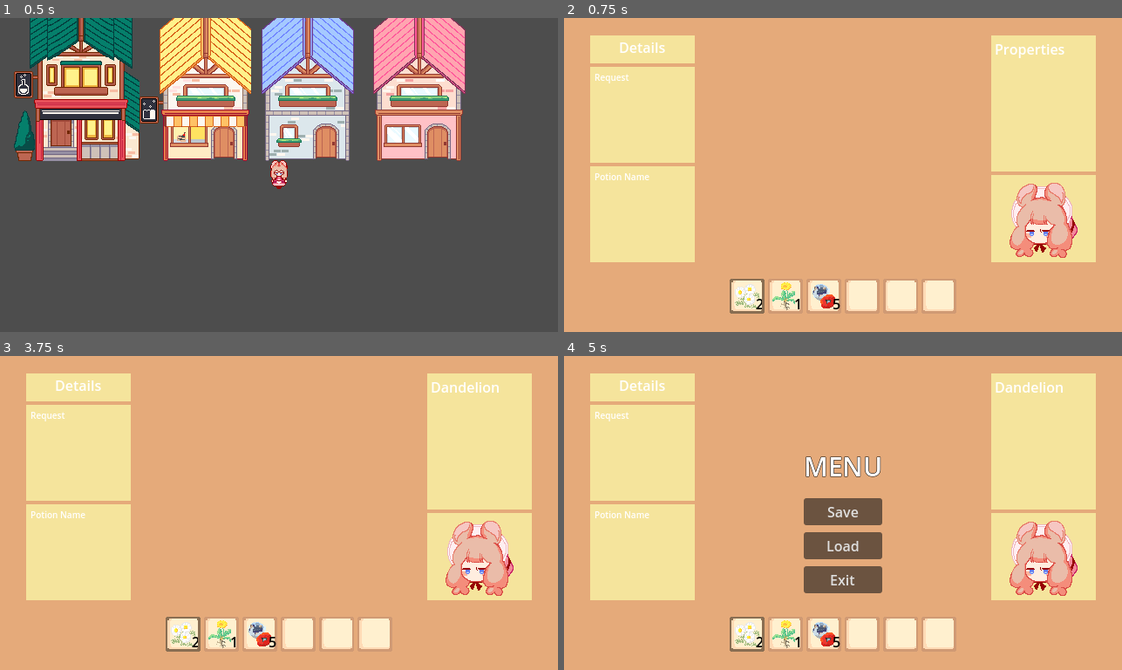
Above: before the commit, frames 1-4 (two rows, left to right).
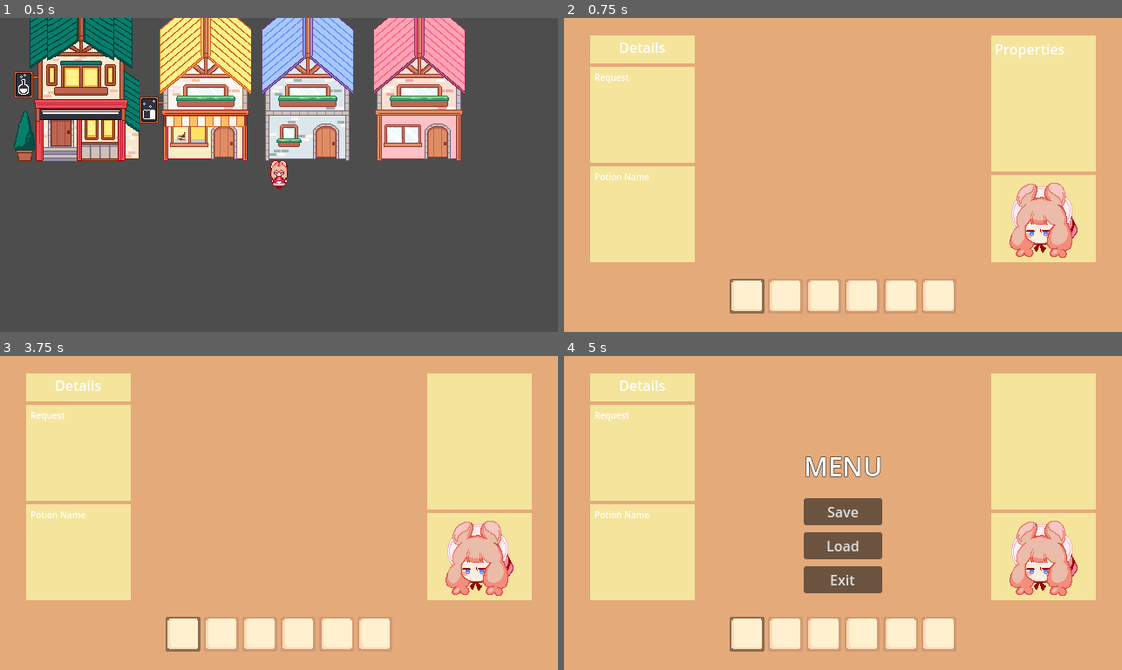
Above: after the commit, the same moments.

Repository: clara0/ApothecaryGame
Game: Godot game, scene res://scenes/main.tscn
Two runs of this game, one before a commit and one after it. Both use one fixed random seed, a clock stepped at 60 frames per second and the inputs below.
Inputs:
- Up to frame 1 (0.5 s): no input
- Up to frame 2 (0.75 s): tap Enter (enter) at 0.5 s; hold D (right) from 0.53 s (still down); tap C (craft_temp) at 0.6 s
- Up to frame 3 (3.75 s): tap Space at 1.25 s; release D (right) at 1.28 s; hold Escape (back) 1.28-2.03 s; tap Enter (enter) at 1.35, 2, 2.85 s; hold D (right) 2.03-2.78 s; tap C (craft_temp) at 2.1, 3.6 s; hold W (up) 2.78-3.53 s; hold A (left) from 3.53 s (still down)
- Up to frame 4 (5 s): keep holding A (left); tap I (inventory) at 4.15 s; tap Space at 4.25 s; tap Enter (enter) at 4.35 s; tap X (menu) at 4.9 s

Frame 1 is identical in both runs. In frame 2, 0.6% of the frame differs, in the area x 30-50%, y 84-94%; in frame 3, 0.8%, in the area x 30-90%, y 8-94%; in frame 4, 0.8%.

Commit message:
refactor inv items to have subclasses for materials and potions

Diff:
--- a/inventory/inv_item.gd
+++ b/inventory/inv_item.gd
@@ -5,17 +5,3 @@
 @export var name: String = ""
 @export var texture: Texture2D
 @export var desc: String = ""
-@export var effects: Dictionary = {
-	"heat": 0,
-	"cool": 0,
-	"pain relief": 0,
-	"calm": 0,
-	"digestion": 0,
-}
-@export var flavors: Dictionary = {
-	"bitter": 0,
-	"salty": 0,
-	"sour": 0,
-	"spicy": 0,
-	"sweet": 0,
-}
--- /dev/null
+++ b/inventory/inv_item_mat.gd
@@ -0,0 +1,18 @@
+extends InvItem
+
+class_name InvItemMat
+
+@export var effects: Dictionary = {
+	"heat": 0,
+	"cool": 0,
+	"pain relief": 0,
+	"calm": 0,
+	"digestion": 0,
+}
+@export var flavors: Dictionary = {
+	"bitter": 0,
+	"salty": 0,
+	"sour": 0,
+	"spicy": 0,
+	"sweet": 0,
+}
--- /dev/null
+++ b/inventory/inv_item_pot.gd
@@ -0,0 +1,39 @@
+extends InvItem
+
+class_name InvItemPot
+
+enum Type {
+    POTION,
+    SALVE,
+}
+
+@export var type: Type
+@export var cost: int
+@export var effects: Dictionary = {
+	"heat": 0,
+	"cool": 0,
+	"pain relief": 0,
+	"calm": 0,
+	"digestion": 0,
+}
+@export var flavors: Dictionary = {
+	"bitter": 0,
+	"salty": 0,
+	"sour": 0,
+	"spicy": 0,
+	"sweet": 0,
+}
+
+
+func addIngredient(mat: InvItemMat) -> void:
+    for e in mat.effects:
+        effects[e] += mat.effects[e]
+    for f in mat.flavors:
+        effects[f] += mat.flavors[f]
+
+
+func removeIngredient(mat: InvItemMat) -> void:
+    for e in mat.effects:
+        effects[e] -= mat.effects[e]
+    for f in mat.flavors:
+        effects[f] -= mat.flavors[f]
--- /dev/null
+++ b/inventory/inventories.gd
@@ -0,0 +1,7 @@
+extends Resource
+
+class_name Invs
+
+signal update
+
+@export var inv_list: Array[Inv]
--- a/inventory/invs/mat_inv_player.tres
+++ b/inventory/invs/mat_inv_player.tres
@@ -1,26 +1,7 @@
-[gd_resource type="Resource" script_class="Inv" load_steps=9 format=3 uid="uid://ccnc7pxrcbm6c"]
+[gd_resource type="Resource" script_class="Inv" load_steps=3 format=3 uid="uid://ccnc7pxrcbm6c"]
 
 [ext_resource type="Script" uid="uid://yhvx6iwm32pk" path="res://inventory/inv_slot.gd" id="1_cx3ad"]
-[ext_resource type="Resource" uid="uid://deywg2jc0fhke" path="res://inventory/items/chamomile.tres" id="2_r2dgo"]
 [ext_resource type="Script" uid="uid://0y6niymjatqs" path="res://inventory/inventory.gd" id="2_vtbwh"]
-[ext_resource type="Resource" uid="uid://dddicmhcggj45" path="res://inventory/items/dandelion.tres" id="3_0obwj"]
-[ext_resource type="Resource" uid="uid://dua6onebj674r" path="res://inventory/items/poppy.tres" id="4_sallm"]
-
-[sub_resource type="Resource" id="Resource_vrrpd"]
-script = ExtResource("1_cx3ad")
-item = ExtResource("2_r2dgo")
-quant = 2
-
-[sub_resource type="Resource" id="Resource_k2exe"]
-script = ExtResource("1_cx3ad")
-item = ExtResource("3_0obwj")
-quant = 1
-
-[sub_resource type="Resource" id="Resource_sp0gh"]
-script = ExtResource("1_cx3ad")
-item = ExtResource("4_sallm")
-quant = 5
 
 [resource]
 script = ExtResource("2_vtbwh")
-inv_slots = Array[ExtResource("1_cx3ad")]([SubResource("Resource_vrrpd"), SubResource("Resource_k2exe"), SubResource("Resource_sp0gh")])
--- a/inventory/items/chamomile.tres
+++ b/inventory/items/chamomile.tres
@@ -1,10 +1,11 @@
-[gd_resource type="Resource" script_class="InvItem" load_steps=3 format=3 uid="uid://deywg2jc0fhke"]
+[gd_resource type="Resource" script_class="InvItemMat" load_steps=3 format=3 uid="uid://bymq70vr724cy"]
 
-[ext_resource type="Script" uid="uid://cdws0m8pl6qxh" path="res://inventory/inv_item.gd" id="1_a18yr"]
+[ext_resource type="Script" uid="uid://dihki8ord8ehi" path="res://inventory/inv_item_mat.gd" id="1_46xvt"]
 [ext_resource type="Texture2D" uid="uid://jyq71bace210" path="res://graphics/items/chamomile.png" id="2_vip1j"]
 
 [resource]
-script = ExtResource("1_a18yr")
+script = ExtResource("1_46xvt")
 name = "Chamomile"
 texture = ExtResource("2_vip1j")
-desc = "nice for tea"
+desc = "..."
+metadata/_custom_type_script = "uid://dihki8ord8ehi"
--- a/inventory/items/dandelion.tres
+++ b/inventory/items/dandelion.tres
@@ -1,10 +1,11 @@
-[gd_resource type="Resource" script_class="InvItem" load_steps=3 format=3 uid="uid://dddicmhcggj45"]
+[gd_resource type="Resource" script_class="InvItemMat" load_steps=3 format=3 uid="uid://oovgk3lu5svv"]
 
-[ext_resource type="Script" uid="uid://cdws0m8pl6qxh" path="res://inventory/inv_item.gd" id="1_fdab8"]
+[ext_resource type="Script" uid="uid://dihki8ord8ehi" path="res://inventory/inv_item_mat.gd" id="1_6dig3"]
 [ext_resource type="Texture2D" uid="uid://b5e5f3jxb137o" path="res://graphics/items/dandelion.png" id="2_kxdhu"]
 
 [resource]
-script = ExtResource("1_fdab8")
+script = ExtResource("1_6dig3")
 name = "Dandelion"
 texture = ExtResource("2_kxdhu")
-desc = "tanpopo"
+desc = "Dandy Lion"
+metadata/_custom_type_script = "uid://dihki8ord8ehi"
--- a/inventory/items/ginger.tres
+++ b/inventory/items/ginger.tres
@@ -1,10 +1,11 @@
-[gd_resource type="Resource" script_class="InvItem" load_steps=3 format=3 uid="uid://in2q71qq5f1y"]
+[gd_resource type="Resource" script_class="InvItemMat" load_steps=3 format=3 uid="uid://1f4rn30y5w81"]
 
-[ext_resource type="Script" uid="uid://cdws0m8pl6qxh" path="res://inventory/inv_item.gd" id="1_f3wlk"]
-[ext_resource type="Texture2D" uid="uid://dxjvauxb7mysx" path="res://graphics/items/ginger.png" id="2_r4og3"]
+[ext_resource type="Script" uid="uid://dihki8ord8ehi" path="res://inventory/inv_item_mat.gd" id="1_vv8tl"]
+[ext_resource type="Texture2D" uid="uid://dxjvauxb7mysx" path="res://graphics/items/ginger.png" id="2_10o0j"]
 
 [resource]
-script = ExtResource("1_f3wlk")
-name = "ginger"
-texture = ExtResource("2_r4og3")
-desc = ""
+script = ExtResource("1_vv8tl")
+name = "Ginger"
+texture = ExtResource("2_10o0j")
+desc = "spicy"
+metadata/_custom_type_script = "uid://dihki8ord8ehi"
--- a/inventory/items/mugwort.tres
+++ b/inventory/items/mugwort.tres
@@ -1,10 +1,11 @@
-[gd_resource type="Resource" script_class="InvItem" load_steps=3 format=3 uid="uid://f1rb5s4x4ayd"]
+[gd_resource type="Resource" script_class="InvItemMat" load_steps=3 format=3 uid="uid://c547ign6j8xui"]
 
-[ext_resource type="Script" uid="uid://cdws0m8pl6qxh" path="res://inventory/inv_item.gd" id="1_sle3a"]
-[ext_resource type="Texture2D" uid="uid://blxlhe4srfthp" path="res://graphics/items/mugwort.png" id="2_ggll8"]
+[ext_resource type="Script" uid="uid://dihki8ord8ehi" path="res://inventory/inv_item_mat.gd" id="1_ahk0b"]
+[ext_resource type="Texture2D" uid="uid://blxlhe4srfthp" path="res://graphics/items/mugwort.png" id="2_cyu1g"]
 
 [resource]
-script = ExtResource("1_sle3a")
+script = ExtResource("1_ahk0b")
 name = "Mugwort"
-texture = ExtResource("2_ggll8")
-desc = "very green"
+texture = ExtResource("2_cyu1g")
+desc = "..."
+metadata/_custom_type_script = "uid://dihki8ord8ehi"
--- a/inventory/items/poppy.tres
+++ b/inventory/items/poppy.tres
@@ -1,10 +1,11 @@
-[gd_resource type="Resource" script_class="InvItem" load_steps=3 format=3 uid="uid://dua6onebj674r"]
+[gd_resource type="Resource" script_class="InvItemMat" load_steps=3 format=3 uid="uid://bkrqfdm13jkjp"]
 
-[ext_resource type="Script" uid="uid://cdws0m8pl6qxh" path="res://inventory/inv_item.gd" id="1_uwd1t"]
+[ext_resource type="Script" uid="uid://dihki8ord8ehi" path="res://inventory/inv_item_mat.gd" id="1_8idrb"]
 [ext_resource type="Texture2D" uid="uid://svxjyvr5k1df" path="res://graphics/items/poppy.png" id="2_k3kuq"]
 
 [resource]
-script = ExtResource("1_uwd1t")
+script = ExtResource("1_8idrb")
 name = "Poppy"
 texture = ExtResource("2_k3kuq")
-desc = "poppy plant :) nothing nefarious"
+desc = ":0"
+metadata/_custom_type_script = "uid://dihki8ord8ehi"
--- a/scenes/menus/game_menu.tscn
+++ b/scenes/menus/game_menu.tscn
@@ -1,7 +1,6 @@
-[gd_scene load_steps=3 format=3 uid="uid://co1hr67rpogvn"]
+[gd_scene load_steps=2 format=3 uid="uid://co1hr67rpogvn"]
 
 [ext_resource type="Script" uid="uid://5iqkf6hvoop4" path="res://scenes/menus/game_menu.gd" id="1_voayh"]
-[ext_resource type="Texture2D" uid="uid://srs5iam0fysa" path="res://graphics/ui/menu/header_button.png" id="2_q0jvu"]
 
 [node name="GameMenu" type="Control"]
 layout_mode = 3
@@ -40,7 +39,6 @@
 
 [node name="Header" type="NinePatchRect" parent="MarginContainer/VBoxContainer"]
 layout_mode = 2
-texture = ExtResource("2_q0jvu")
 
 [node name="Label" type="Label" parent="MarginContainer/VBoxContainer"]
 layout_mode = 2
--- a/scenes/menus/potion/ingredients.gd
+++ b/scenes/menus/potion/ingredients.gd
@@ -31,7 +31,7 @@
 	update_slots()
 
 
-func update_slots()	 -> void:
+func update_slots() -> void:
 	var num_items: int = inv.inv_slots.size()
 	var i: int = first_inv_item
 	for s in slots:
Binary file removed: graphics/background/sketchy_road.png
Binary file removed: graphics/ui/menu/header_button.png
Not shown, removed: graphics/ui/menu/header_button.png.import
Binary file added: graphics/ui/menu/tile000.png
Not shown, changed: graphics/ui/menu/tile000.png.import
Not shown, added: inventory/inv_item_mat.gd.uid
Not shown, added: inventory/inv_item_pot.gd.uid
Not shown, added: inventory/inventories.gd.uid
Not shown: 1 places in scenes/inventory/slot.tscn that only renumber resources
